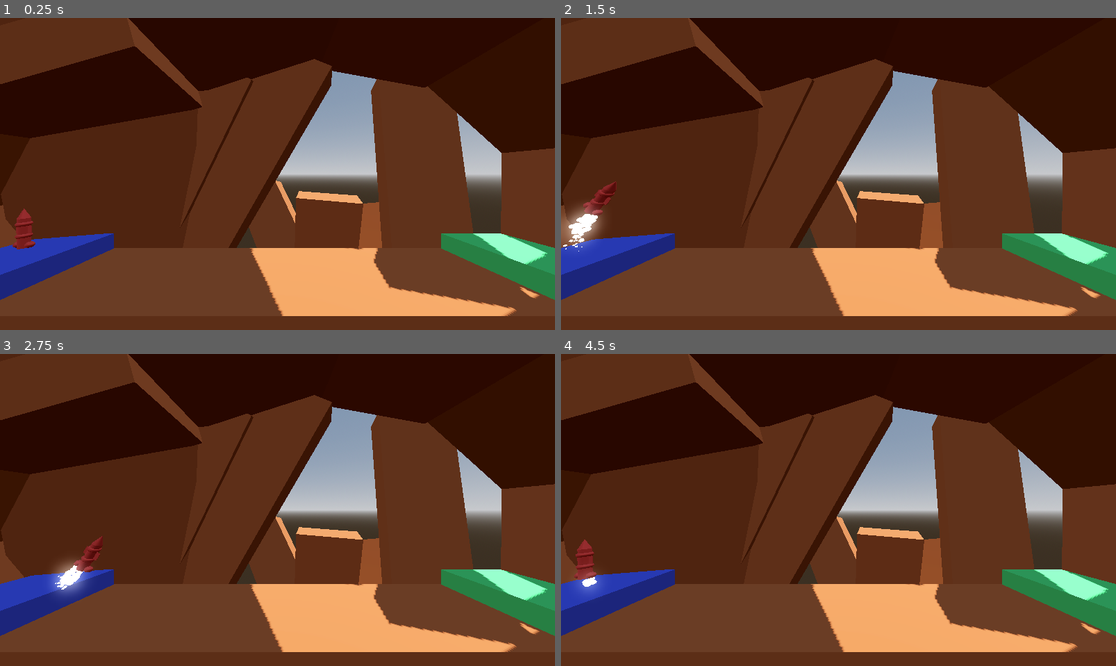
Above: before the commit, frames 1-4 (two rows, left to right).
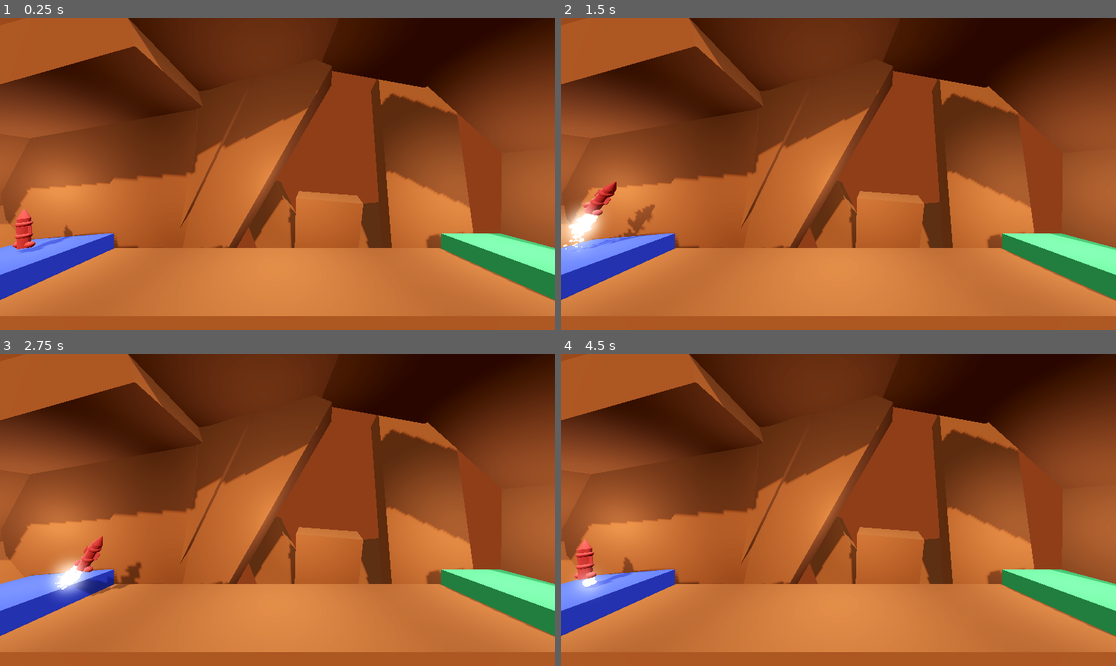
Above: after the commit, the same moments.

Repository: schwasam/godot-project-boost
Game: Godot game, scene res://Level/level_1.tscn
Two runs of this game, one before a commit and one after it. Both use one fixed random seed, a clock stepped at 60 frames per second and the inputs below. Sound files missing from this copy of the repository are replaced by a short silence.
Inputs:
- Up to frame 1 (0.25 s): no input
- Up to frame 2 (1.5 s): hold Right (rotate_right) 0.53-1.28 s; hold Up (boost) 0.53-1.28 s; hold Left (rotate_left) from 1.28 s (still down); tap Up (boost) at 1.35 s
- Up to frame 3 (2.75 s): release Left (rotate_left) at 2.03 s; hold Right (rotate_right) from 2.03 s (still down); hold Up (boost) from 2.03 s (still down)
- Up to frame 4 (4.5 s): release Up (boost) at 2.78 s; tap Up (boost) at 2.85, 4.35 s; release Right (rotate_right) at 3.53 s; hold Up (boost) 3.53-4.28 s; hold Left (rotate_left) from 3.53 s (still down); tap Escape (ui_cancel) at 4.15 s

The runs differ from the first frame. In frame 1, 83% of the frame differs, in the area x 0-100%, y 0-100%; in frame 2, 83%; in frame 3, 82%; in frame 4, 83%.

Commit message:
add background color; add lighting; add quit option; add export profile

Diff:
--- a/Level/level_1.tscn
+++ b/Level/level_1.tscn
@@ -11,8 +11,10 @@
 sky_material = SubResource("ProceduralSkyMaterial_cukat")
 
 [sub_resource type="Environment" id="Environment_567xs"]
-background_mode = 2
+background_mode = 1
+background_color = Color(0.109804, 0.0509804, 0.0235294, 1)
 sky = SubResource("Sky_wwdvi")
+ambient_light_source = 3
 tonemap_mode = 2
 glow_enabled = true
 
@@ -31,8 +33,24 @@
 environment = SubResource("Environment_567xs")
 
 [node name="DirectionalLight3D" type="DirectionalLight3D" parent="."]
-transform = Transform3D(-0.866023, -0.433016, 0.250001, 0, 0.499998, 0.866027, -0.500003, 0.749999, -0.43301, 0, 0, 0)
+transform = Transform3D(0.984808, -0.111619, 0.133022, 0, 0.766044, 0.642788, -0.173648, -0.633022, 0.754407, 0, 0, 23)
+light_energy = 0.2
 shadow_enabled = true
+
+[node name="CenterLight" type="OmniLight3D" parent="."]
+transform = Transform3D(1, 0, 0, 0, 1, 0, 0, 0, 1, 0, 4, 0)
+omni_range = 10.0
+omni_attenuation = 0.5
+
+[node name="LeftLight" type="OmniLight3D" parent="."]
+transform = Transform3D(1, 0, 0, 0, 1, 0, 0, 0, 1, -12.7732, 4, 0)
+omni_range = 8.0
+omni_attenuation = 0.5
+
+[node name="RightLight" type="OmniLight3D" parent="."]
+transform = Transform3D(1, 0, 0, 0, 1, 0, 0, 0, 1, 12.2784, 4, 0)
+omni_range = 8.0
+omni_attenuation = 0.5
 
 [node name="Camera3D" type="Camera3D" parent="."]
 transform = Transform3D(1, 0, 0, 0, 1, 0, 0, 0, 1, 0, 5, 8)
--- a/Player.gd
+++ b/Player.gd
@@ -43,6 +43,9 @@
 	else:
 		left_booster_particles.emitting = false
 
+	if Input.is_action_just_pressed("ui_cancel"):
+		get_tree().quit()
+
 
 func _on_body_entered(body: Node) -> void:
 	if not is_transitioning:
Not shown, added: export_presets.cfg
